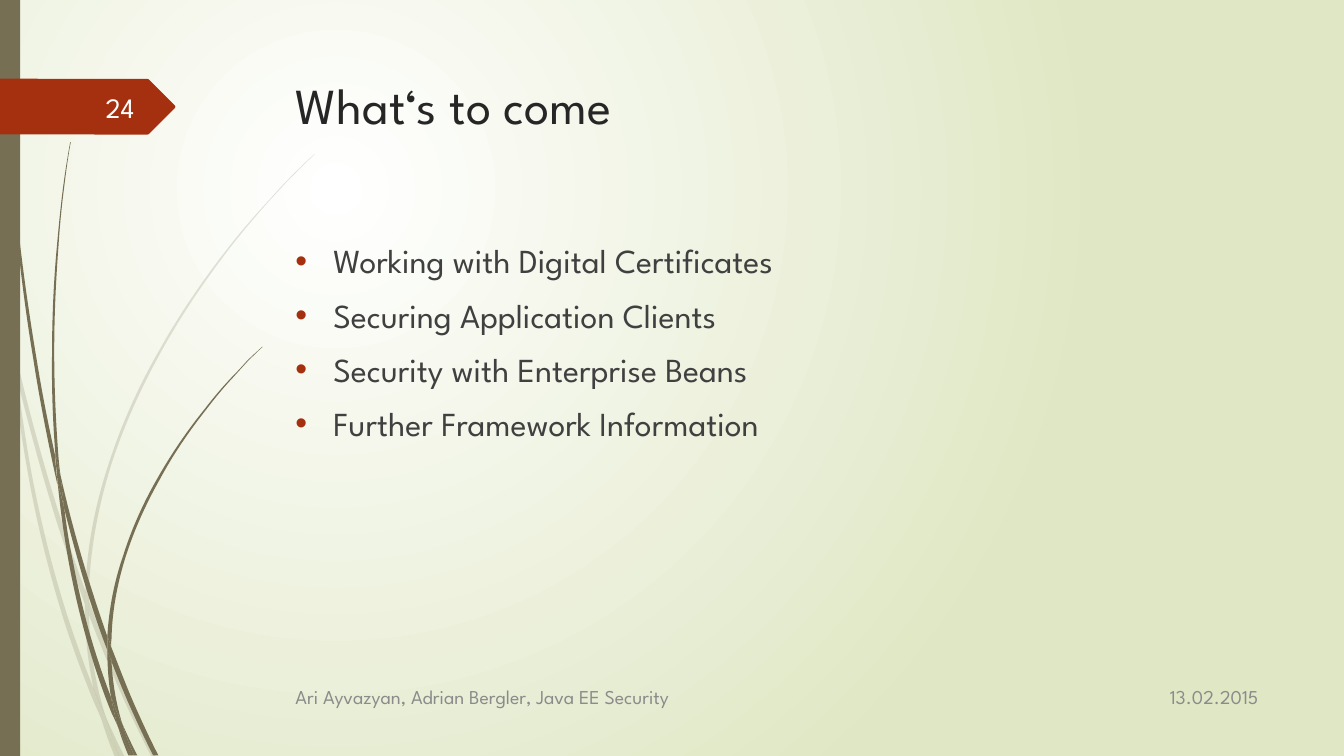
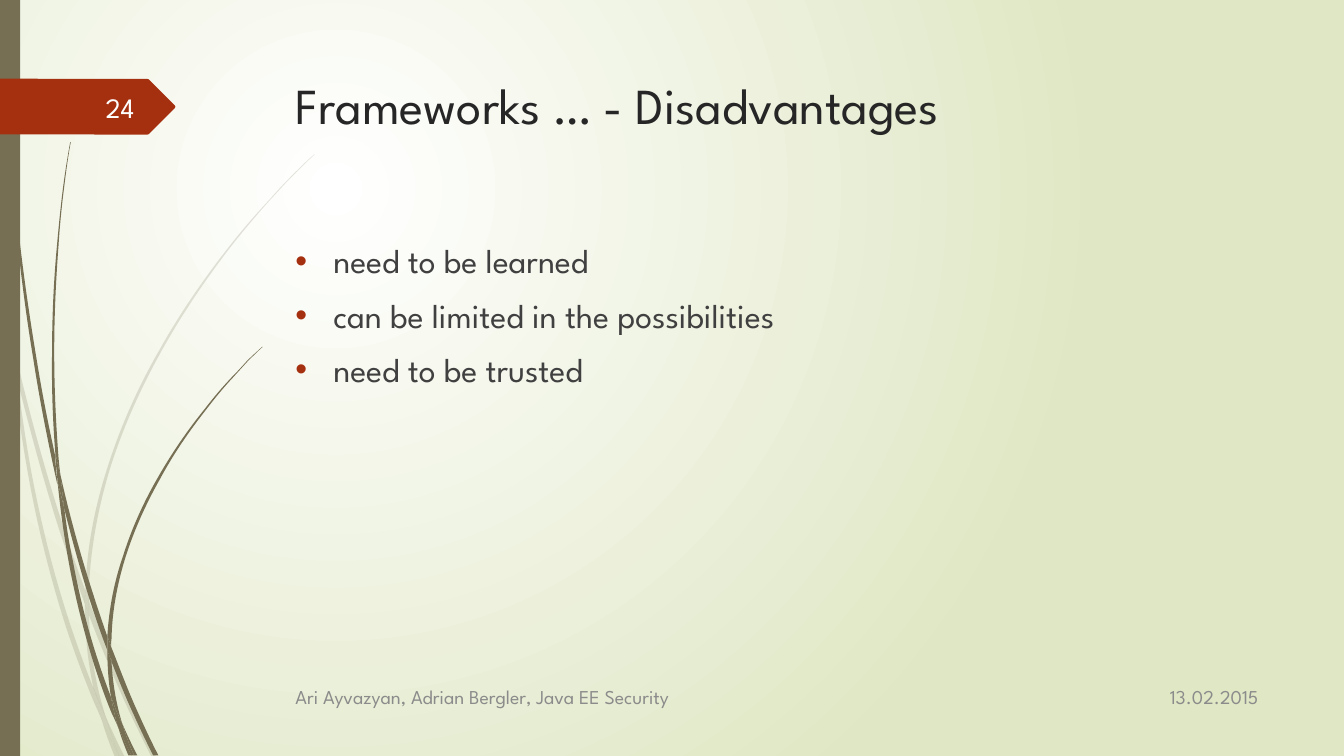
Before and after one commit to aayvazyan-tgm/JavaEESecurityExample, a slide deck: slide 24 of doc/Java EE - Security.pptx. Drawn at 1344x756 pixels with LibreOffice and Linux fonts; fonts in the diff are those of the drawing. Boxes give left, top, right and bottom in pixels: in the first picture for what was removed or moved away, otherwise in the second. Text is boxed around its words. In the diff, an @@ line names an element or a change of style, - is before the commit and + after.

Commit message:
added framework, container & more information

```diff
--- a/doc/Java EE - Security.pptx
+++ b/doc/Java EE - Security.pptx
@@ title at [296, 89, 939, 135]: text changed @@
-What‘s to come
+Frameworks … - Disadvantages
@@ text at [333, 250, 774, 383]: text changed @@
-• Working with Digital Certificates
-• Securing Application Clients
-• Security with Enterprise Beans
-• Further Framework Information
+• need to be learned
+• can be limited in the possibilities
+• need to be trusted
```
Also in this commit, not shown: 4 other slides changed, 3 slides added.
